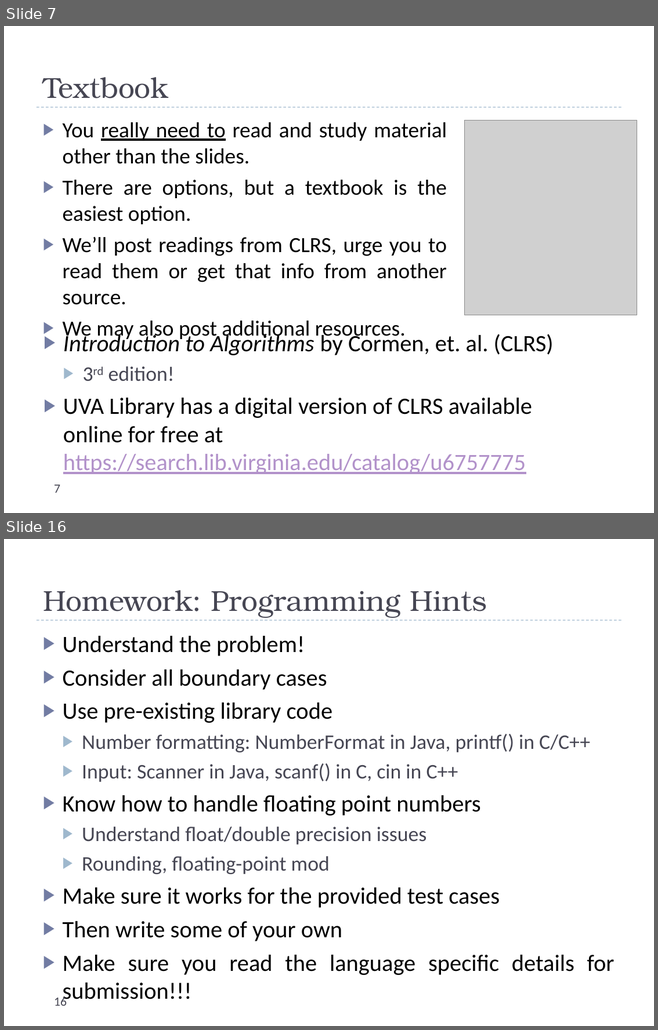
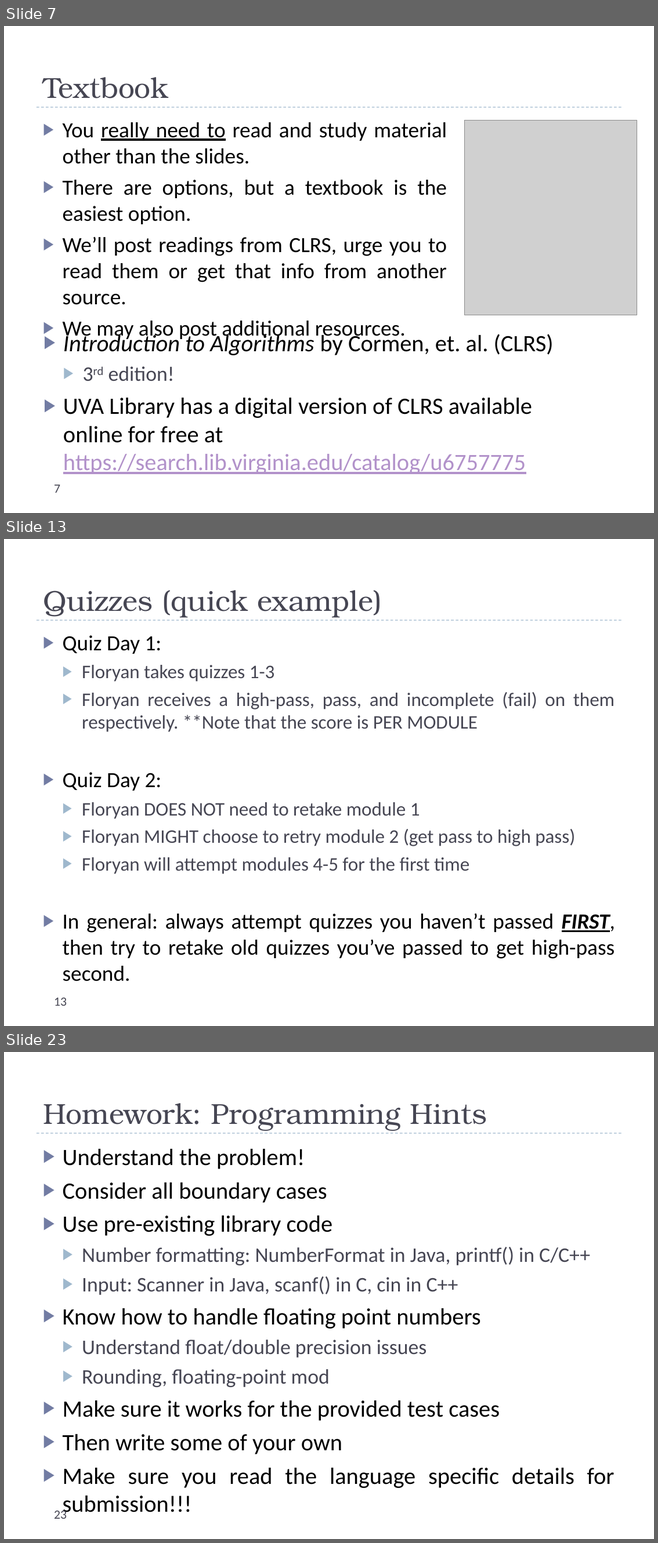
Before and after one commit to uva-cs/cs4102-f21, a slide deck: slides/courseintroduction.pptx. Shown one above the other, each under a label of ours: slides 7 and 16 before the commit, slides 7, 13 and 23 after it; the slides between them are not shown. The pictures are 658x1030 and 658x1543 pixels, drawn with LibreOffice and Linux fonts; fonts in the diff are those of the drawing; grey boxes stand for pictures. Boxes give left, top, right and bottom in pixels: in the first picture for what was removed or moved away, otherwise in the second. Text is boxed around its words. In the diff, an @@ line names an element or a change of style, - is before the commit and + after.

Commit message:
course intro slides update (first draft)

```diff
--- a/slides/courseintroduction.pptx
+++ b/slides/courseintroduction.pptx
@@ slide 13 added at <box>4,539,654,1026</box>, background #FFFFFF; not listed: 1 template element that a slide beside it also shows @@
@@ title added at <box>43,590,382,618</box>, 32 pt, text #464653 @@
+Quizzes (quick example)
@@ text added at <box>63,635,615,982</box>, 21.3 pt, text #464653 @@
+▶ Quiz Day 1:
+  ▶ Floryan takes quizzes 1-3
+  ▶ Floryan receives a high-pass, pass, and incomplete (fail) on them respectively. **Note that the score is PER MODULE
+▶ Quiz Day 2:
+  ▶ Floryan DOES NOT need to retake module 1
+  ▶ Floryan MIGHT choose to retry module 2 (get pass to high pass)
+  ▶ Floryan will attempt modules 4-5 for the first time
+▶ In general: always attempt quizzes you haven’t passed FIRST, then try to retake old quizzes you’ve passed to get high-pass second.
@@ page number added at <box>54,998,67,1006</box>, 14 pt, text #464653 @@
+13
@@ what was slide 16 is now slide 23 @@
@@ page number at <box>54,1510,67,1519</box>: text changed @@
-16
+23
```
Also in this commit, not shown: 11 slides changed, 6 other slides added, 2 slides removed.
